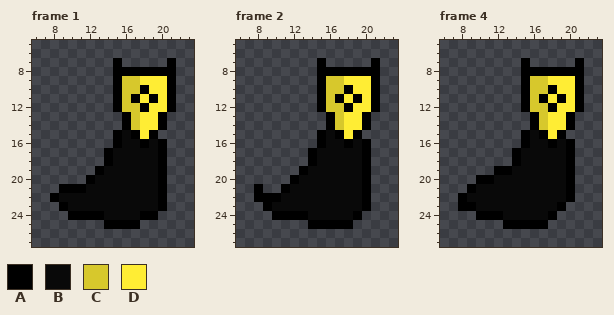
Pixel-art file, stored at Archivos Aseprite/Jugador/PlayerRunning_New.aseprite. The picture above is the old version.
32x32 pixels, 4 frames. Colours within 5 levels of each other are drawn and written as one. Shown: frame 1: x 6..23, y 5..27; frame 2: x 6..23, y 5..27; frame 4: x 6..23, y 5..27. The commit also changed other frames, which this record leaves out.
Visible layers, top first: "Layer 2" opacity 16%, "Layer 3".
Palette (. is transparent): A #000000  B #090909  C #d7c82c  D #ffed34
Pixels before, frame 1, first column x 8:
 7 .......A.....A
 8 .......AAAAAAA
 9 .......ACCDDDA
10 .......ACCADDA
11 .......ACADADA
12 .......ACCADDA
13 ........ACDDA.
14 ........ACDDA.
15 .......ABADA..
16 .......ABBABA.
17 ......ABBBBBA.
18 ......ABBBBBA.
19 .....ABBBBBBA.
20 ....ABBBBBBBA.
21 .AAABBBBBBBBA.
22 ABBBBBBBBBBBA.
23 .ABBBBBBBBBBA.
24 ..AAAABBBBAA..
25 ......AAAA....
Pixels before, frame 2, first column x 8:
 7 .......A.....A
 8 .......AAAAAAA
 9 .......ACCDDDA
10 .......ACCADDA
11 .......ACADADA
12 .......ACCADDA
13 ........ACDDA.
14 ........ACDDA.
15 .......ABADA..
16 .......ABBABA.
17 ......ABBBBBA.
18 ......ABBBBBA.
19 .....ABBBBBBA.
20 ....ABBBBBBBA.
21 A..ABBBBBBBBA.
22 AAABBBBBBBBBA.
23 .ABBBBBBBBBBA.
24 ..AAAABBBBBA..
25 ......AAAAA...
Pixels before, frame 4, first column x 8:
 7 .......A.....A
 8 .......AAAAAAA
 9 .......ACCDDDA
10 .......ACCADDA
11 .......ACADADA
12 .......ACCADDA
13 ........ACDDA.
14 ........ACDDA.
15 .......ABADA..
16 .......ABBABA.
17 ......ABBBBBA.
18 ......ABBBBBA.
19 ....AABBBBBBA.
20 ..AABBBBBBBBA.
21 .ABBBBBBBBBBA.
22 ABBBBBBBBBBBA.
23 AABBBBBBBBBA..
24 ..AAABBBBBA...
25 .....AAAAA....
Now the later version:
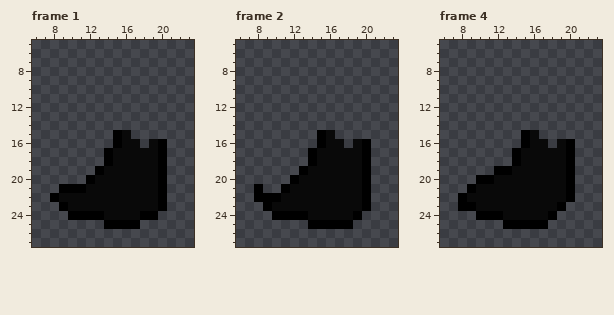
Difference:
Changed rows in their new state; - is an unchanged pixel.
Frame 1, layers "Layer 2", "Layer 3":
first column x 15:
 7 .-----.
 8 .......
 9 .......
10 .......
11 .......
12 .......
13 -.....-
14 -.....-
15 --...--
16 ---.---
Frame 2, layers "Layer 2", "Layer 3": the same change as frame 1
Frame 4, layers "Layer 2", "Layer 3": the same change as frame 1
